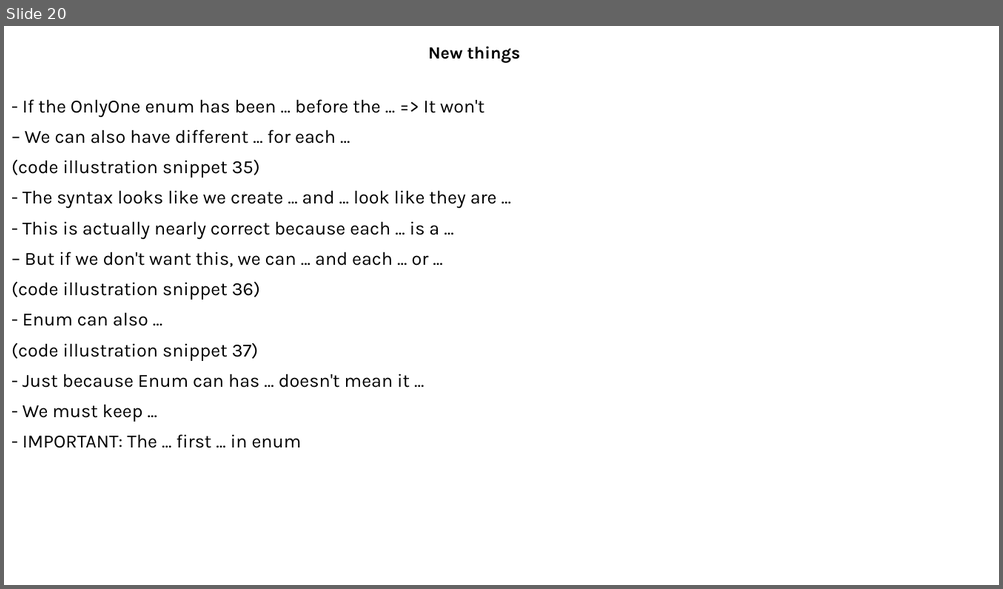
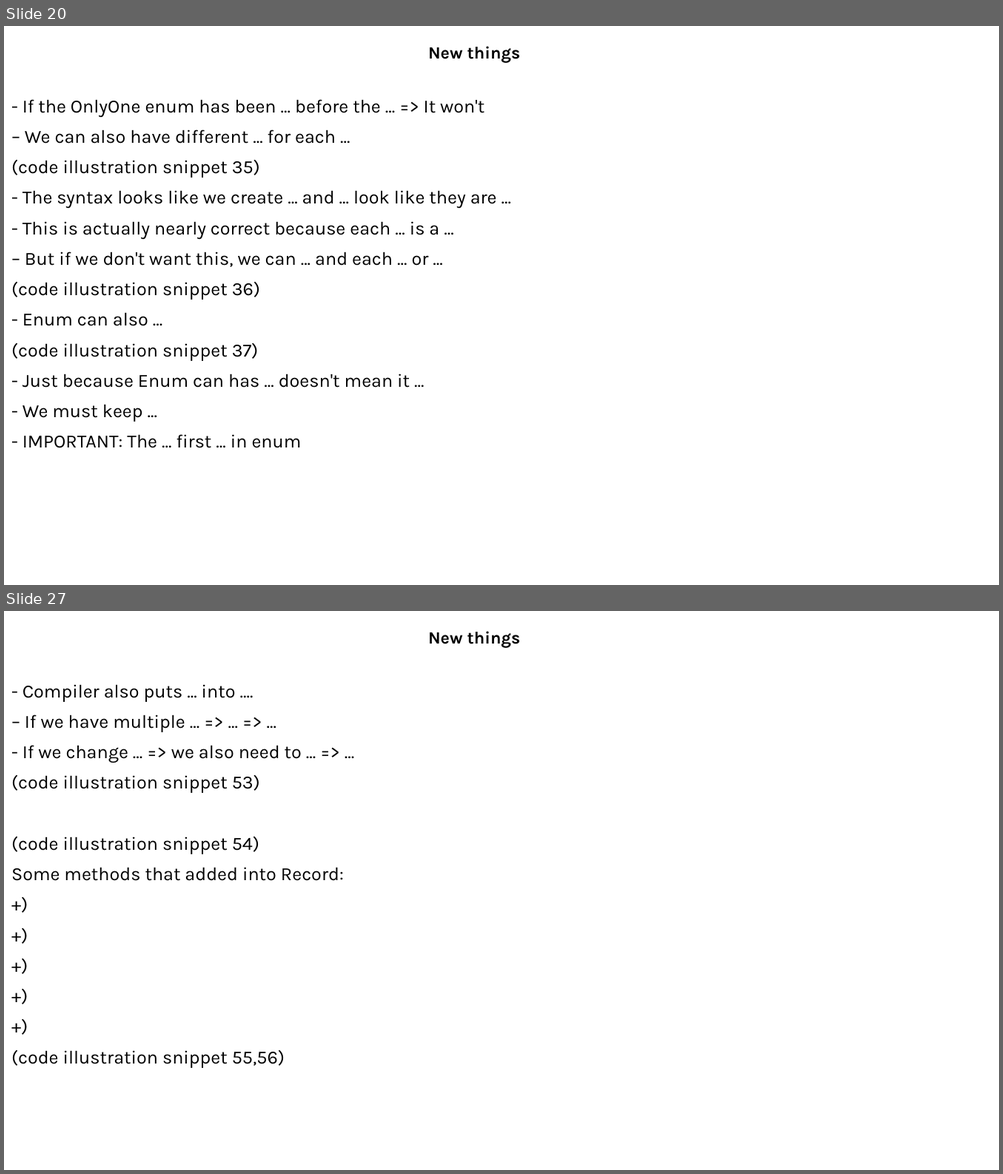
Before and after one commit to MaiDinhVinh/CS-Java, a slide deck: OCP17/Chapter 6 - Class Design and Chapter 7 - Beyond classes.pptx. Shown one above the other, each under a label of ours: slide 20 before the commit, slides 20 and 27 after it; the slides between them are not shown. The pictures are 1003x589 and 1003x1174 pixels, drawn with LibreOffice and Linux fonts; fonts in the diff are those of the drawing. Boxes give left, top, right and bottom in pixels: in the first picture for what was removed or moved away, otherwise in the second. Text is boxed around its words. In the diff, an @@ line names an element or a change of style, - is before the commit and + after.

```diff
--- a/OCP17/Chapter 6 - Class Design and Chapter 7 - Beyond classes.pptx
+++ b/OCP17/Chapter 6 - Class Design and Chapter 7 - Beyond classes.pptx
@@ slide 27 added at [4,611,999,1170], background #FFFFFF @@
@@ subtitle added at [428,631,521,648], 16.6 pt, text #000000, bold @@
+New things
@@ text added at [11,684,344,1068], 18 pt, text #000000 @@
+- Compiler also puts ... into ....
+– If we have multiple ... => ... => ...
+- If we change ... => we also need to ... => ...
+(code illustration snippet 53)
+(code illustration snippet 54)
+Some methods that added into Record:
++)
++)
++)
++)
++)
+(code illustration snippet 55,56)
```
Also in this commit, not shown: 18 other slides added.
